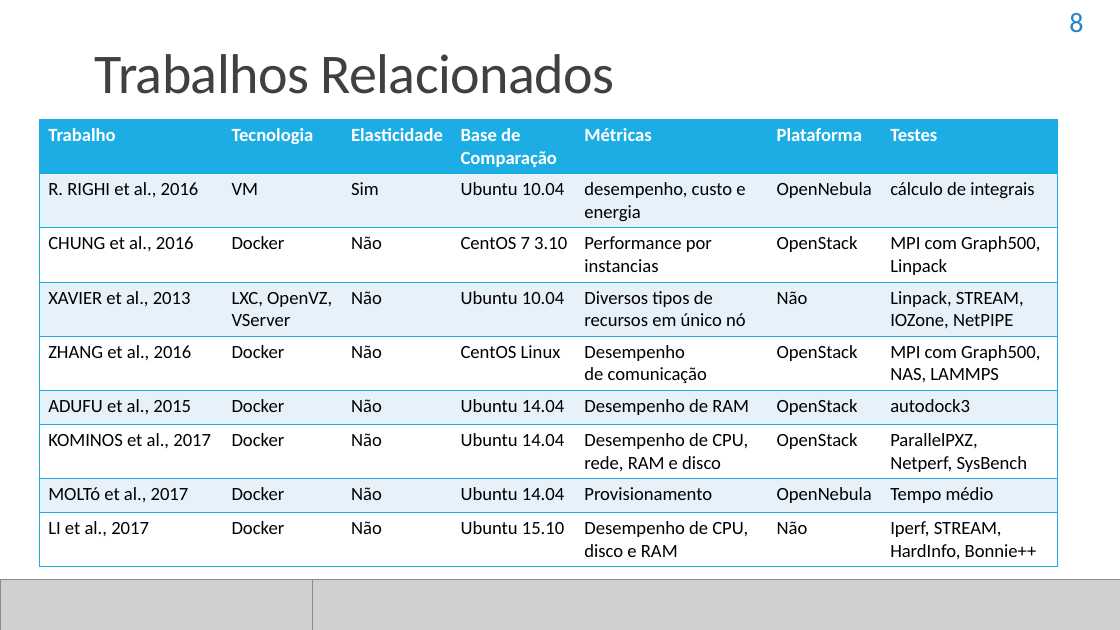
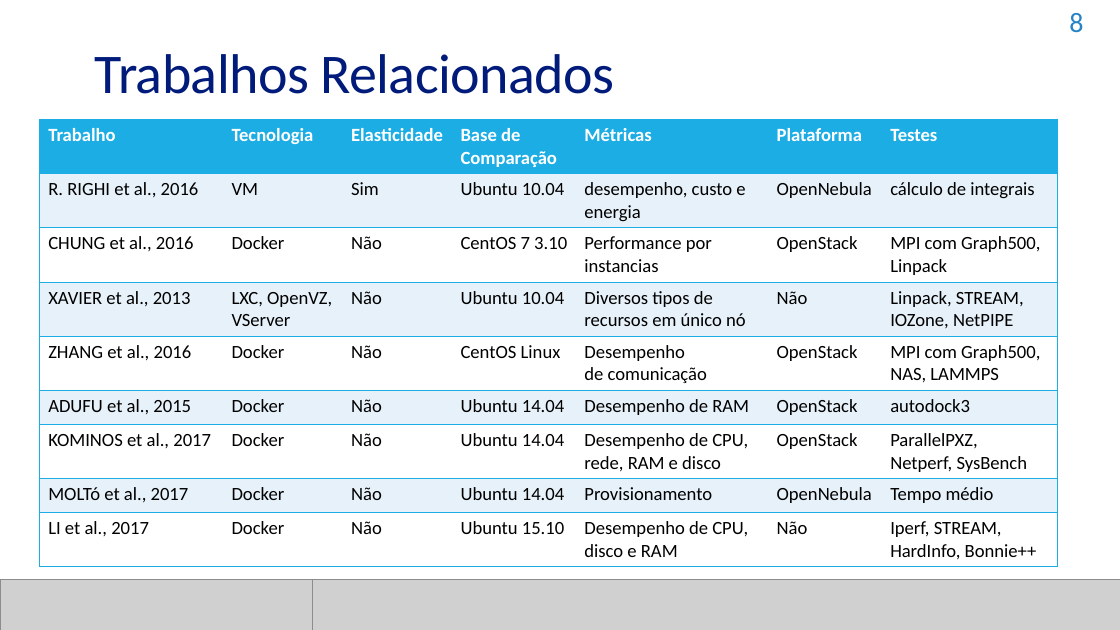
Before and after one commit to dbrauner/meuprojeto, a slide deck: slide 8 of DoCB.pptx. Drawn at 1120x630 pixels with LibreOffice and Linux fonts; fonts in the diff are those of the drawing; grey boxes stand for pictures. Boxes give left, top, right and bottom in pixels: in the first picture for what was removed or moved away, otherwise in the second. Text is boxed around its words. In the diff, an @@ line names an element or a change of style, - is before the commit and + after.

```diff
--- a/DoCB.pptx
+++ b/DoCB.pptx
@@ title "Trabalhos Relacionados" at [95,54,614,94]: text colour #404040 to #011B7A @@
```
Also in this commit, not shown: 20 other slides changed.
